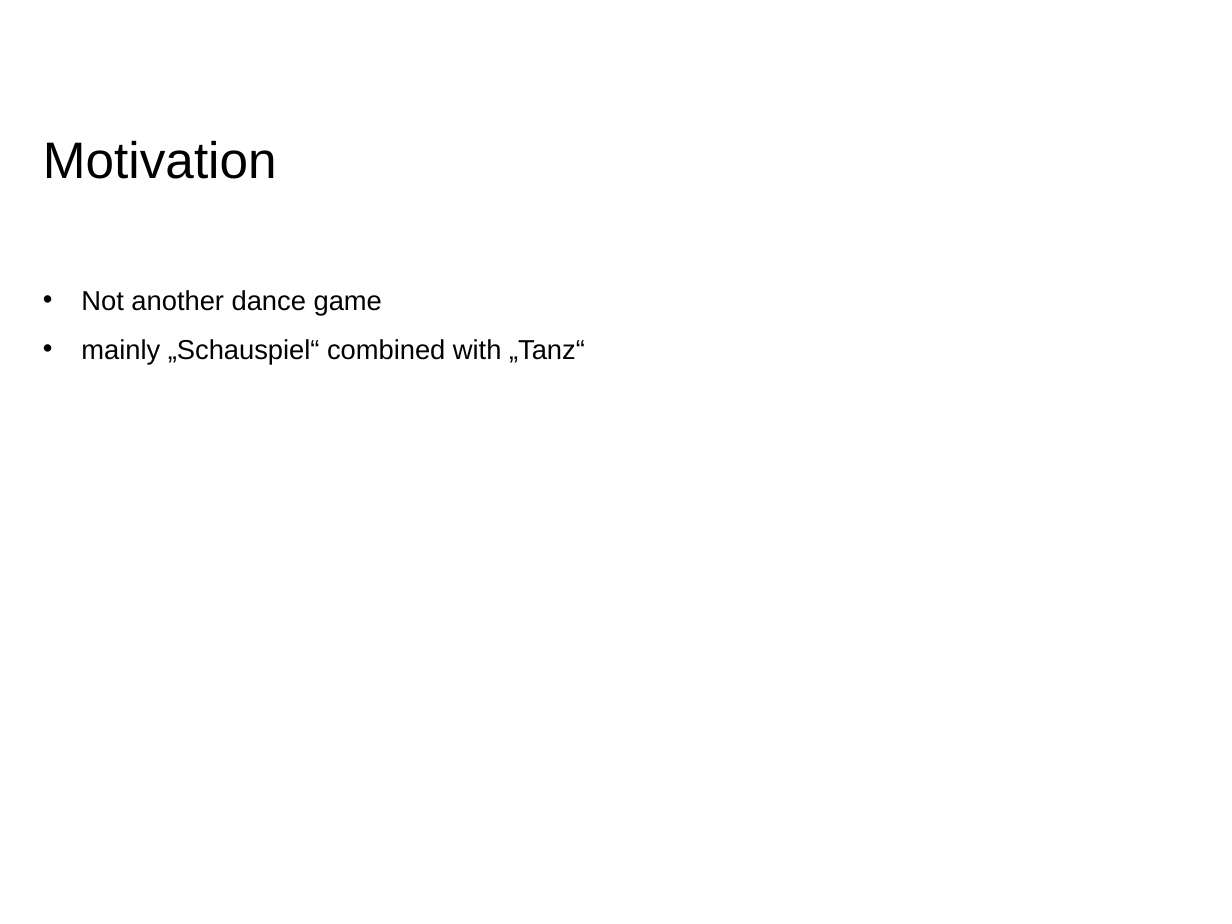
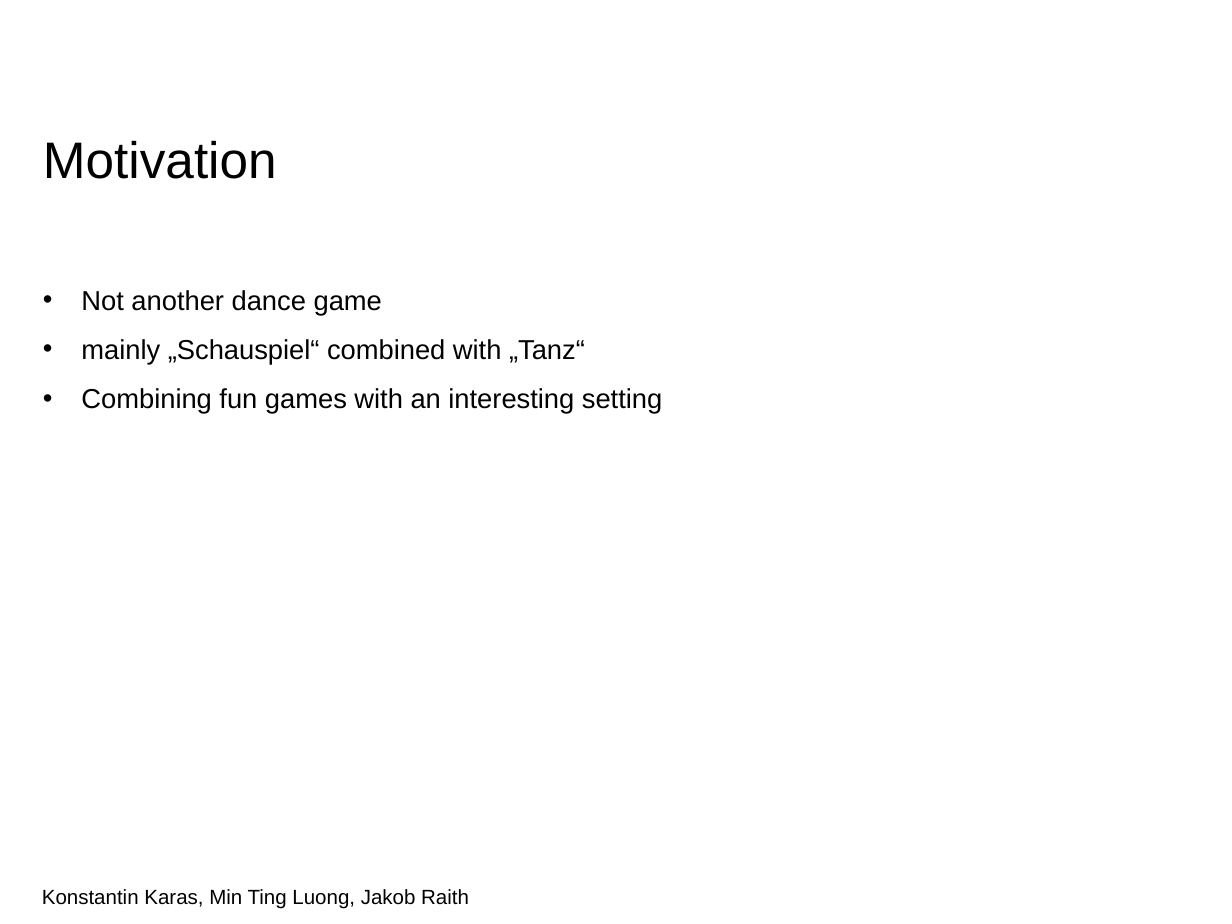
Before and after one commit to doingitraith/TaViS2019, a slide deck: slide 2 of Documents/Kickoff.pptx. Drawn at 1232x924 pixels with LibreOffice and Linux fonts; fonts in the diff are those of the drawing; background and template pictures are left out. Boxes give left, top, right and bottom in pixels: in the first picture for what was removed or moved away, otherwise in the second. Text is boxed around its words. In the diff, an @@ line names an element or a change of style, - is before the commit and + after.

```diff
--- a/Documents/Kickoff.pptx
+++ b/Documents/Kickoff.pptx
@@ text at (81, 388, 662, 414): paragraph added @@
+• Combining fun games with an interesting setting
@@ text added at (42, 889, 469, 909), 12 pt, text #000000 @@
+Konstantin Karas, Min Ting Luong, Jakob Raith
```
Also in this commit, not shown: 4 other slides changed, 14 other files.
